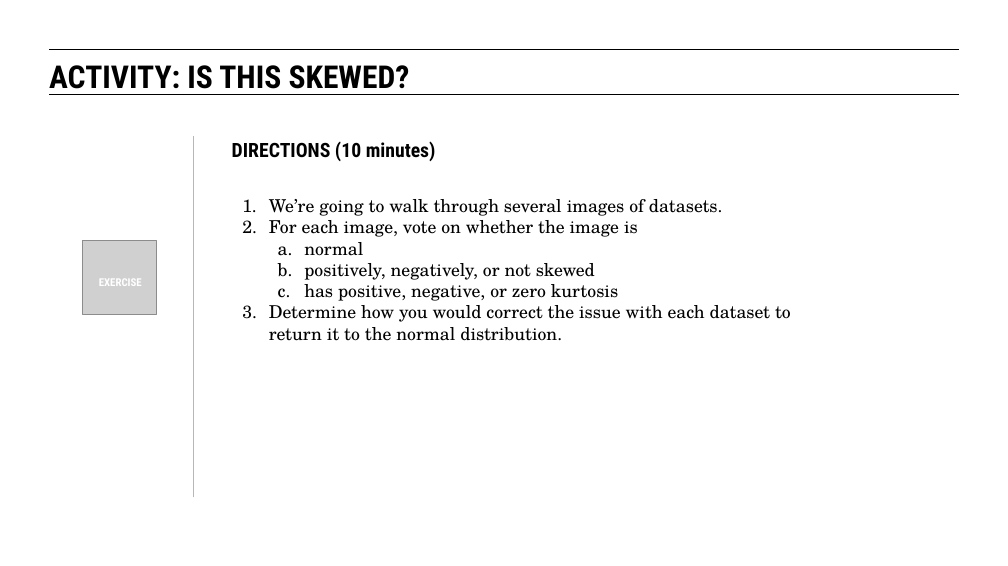
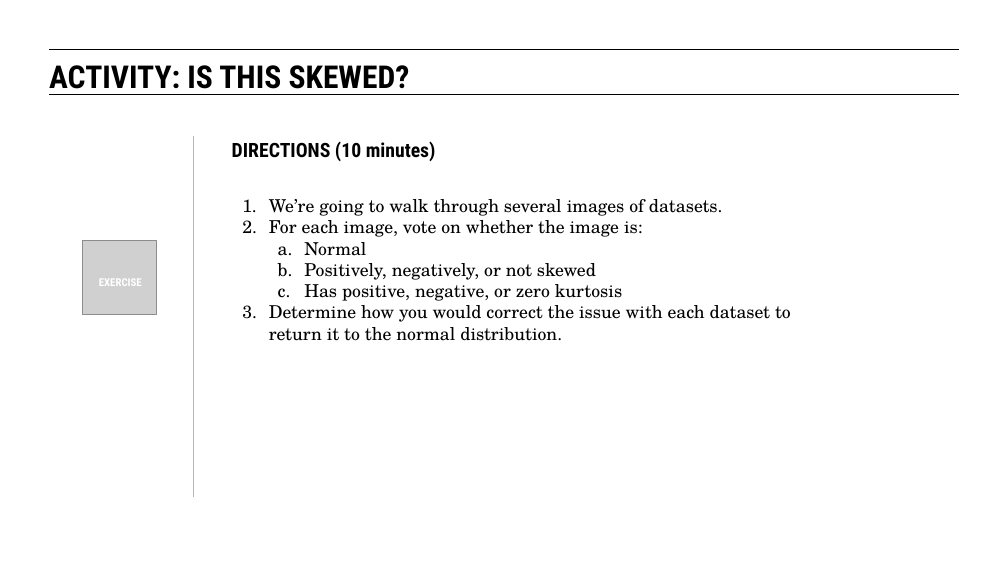
Before and after one commit to eflautt/ga-data-science, a slide deck: slide 51 of lessons/lesson-03/03-statistics-fundamentals.pptx (slide 45 before the commit). Drawn at 1008x566 pixels with LibreOffice and Linux fonts; fonts in the diff are those of the drawing; grey boxes stand for pictures. Boxes give left, top, right and bottom in pixels: in the first picture for what was removed or moved away, otherwise in the second. Text is boxed around its words. In the diff, an @@ line names an element or a change of style, - is before the commit and + after.

```diff
--- a/lessons/lesson-03/03-statistics-fundamentals.pptx
+++ b/lessons/lesson-03/03-statistics-fundamentals.pptx
@@ text at bbox=[269, 220, 643, 301]: text changed @@
-2. For each image, vote on whether the image is
-  a. normal
-  b. positively, negatively, or not skewed
-  c. has positive, negative, or zero kurtosis
+2. For each image, vote on whether the image is:
+  a. Normal
+  b. Positively, negatively, or not skewed
+  c. Has positive, negative, or zero kurtosis
```
Also in this commit, not shown: 18 other slides changed, 10 slides added.
